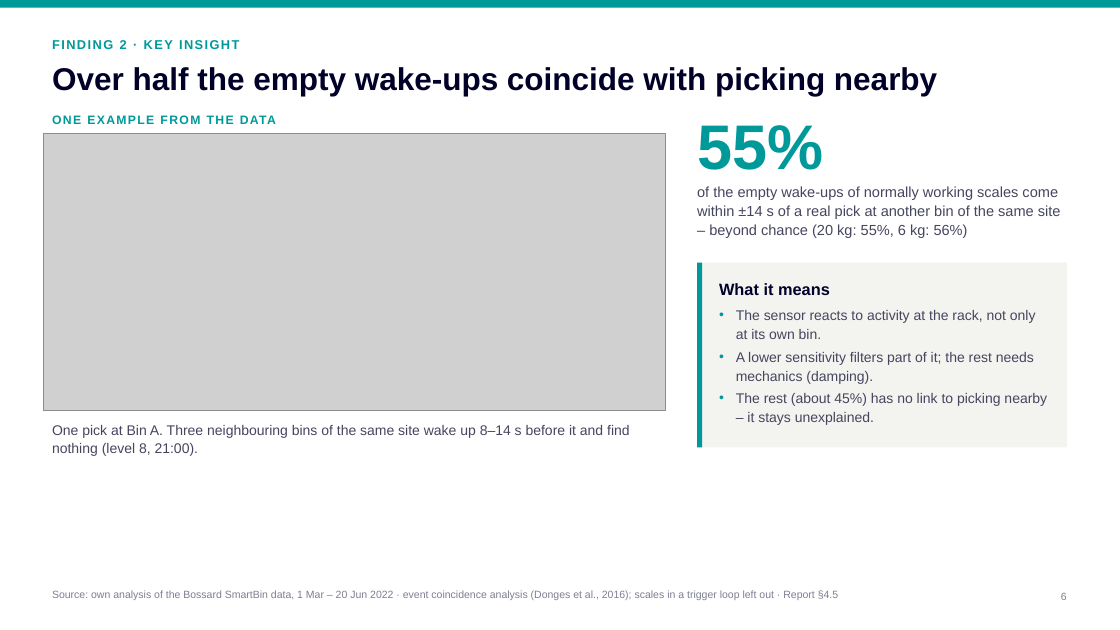
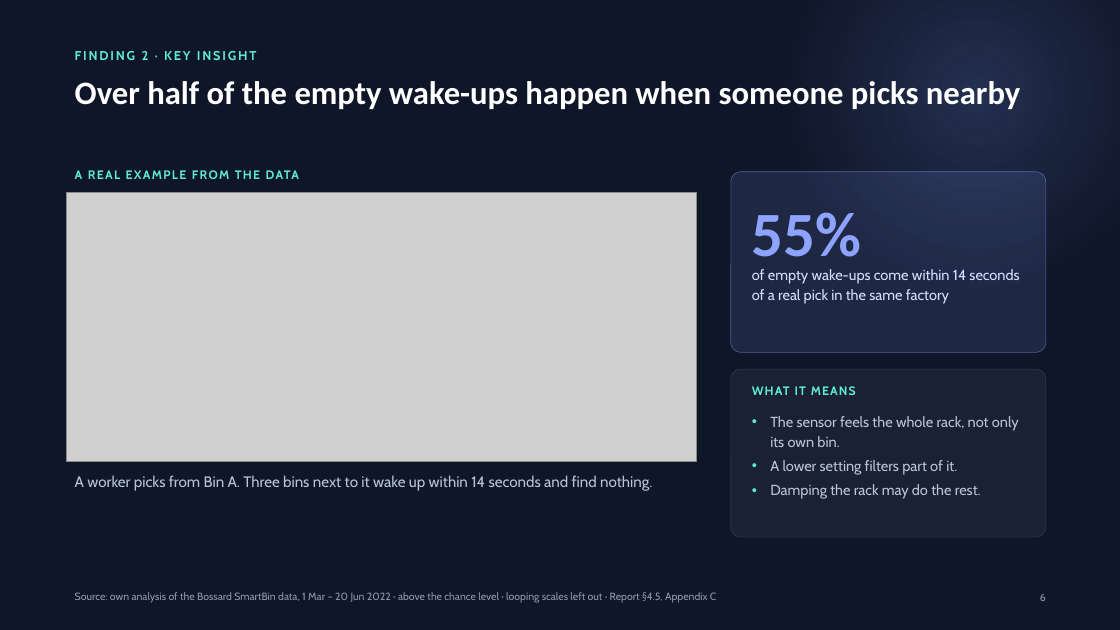
Before and after one commit to erenalpckroglu/smartbin-sensor-optimization, a slide deck: slide 6 of presentation/SmartBin – CTO presentation.pptx. Drawn at 1120x630 pixels with LibreOffice and Linux fonts; fonts in the diff are those of the drawing; grey boxes stand for pictures. Boxes give left, top, right and bottom in pixels: in the first picture for what was removed or moved away, otherwise in the second. Text is boxed around its words. In the diff, an @@ line names an element or a change of style, - is before the commit and + after.

```diff
--- a/presentation/SmartBin – CTO presentation.pptx
+++ b/presentation/SmartBin – CTO presentation.pptx
@@ background #FFFFFF to #0E1628 @@
@@ rectangle removed at bbox=[0, 0, 1120, 8] @@
@@ rectangle added at bbox=[642, 0, 1120, 373], fill gradient #8EA2FF @@
@@ text "FINDING 2 · KEY INSIGHT": place and size @@
-text "FINDING 2 · KEY INSIGHT" at bbox=[52, 40, 239, 49]
+text "FINDING 2 · KEY INSIGHT" at bbox=[75, 51, 256, 60]
@@ text "FINDING 2 · KEY INSIGHT" at bbox=[75, 51, 256, 60]: font Arial to Cabin, text colour #009999 to #5EEAD4, letter spacing 1.2 to 1.5 pt @@
@@ text at bbox=[75, 81, 1020, 109]: text changed; size 27 to 28 pt; font Arial to Calibri; text colour #000028 to #FFFFFF @@
-Over half the empty wake-ups coincide with picking nearby
+Over half of the empty wake-ups happen when someone picks nearby
@@ rounded rectangle added at bbox=[731, 171, 1046, 352], fill #8EA2FF at 13% opacity, outline #8EA2FF 0.5 pt @@
@@ picture: place and size @@
-picture at bbox=[44, 134, 665, 411]
+picture at bbox=[66, 192, 697, 461]
@@ text "55%": place and size @@
-text "55%" at bbox=[697, 125, 823, 170]
+text "55%" at bbox=[752, 212, 862, 271]
@@ text "55%" at bbox=[752, 212, 862, 271]: font Arial to Calibri, text colour #009999 to #8EA2FF; line spacing 0.95 to 1.12 @@
@@ rectangle removed at bbox=[697, 263, 1067, 448] @@
@@ rectangle removed at bbox=[697, 263, 702, 448] @@
@@ text at bbox=[752, 269, 1019, 304]: text changed; font Arial to Cabin; text colour #45465E to #D7DEFF @@
-of the empty wake-ups of normally working scales come within ±14 s of a real pick at another bin of the same site – beyond chance (20 kg: 55%, 6 kg: 56%)
+of empty wake-ups come within 14 seconds of a real pick in the same factory
@@ text at bbox=[169, 289, 800, 601]: text changed; font Arial to Cabin; text colour #009999 to #5EEAD4 @@
-ONE EXAMPLE FROM THE DATA
+A REAL EXAMPLE FROM THE DATA
@@ rounded rectangle added at bbox=[731, 369, 1046, 537], fill #FFFFFF at 5% opacity, outline #FFFFFF 0.5 pt @@
@@ text at bbox=[752, 386, 856, 395]: text changed; size 14 to 10.5 pt; font Arial to Cabin; text colour #000028 to #5EEAD4 @@
-What it means
+WHAT IT MEANS
@@ text at bbox=[770, 416, 1019, 499]: text changed; size 12 to 12.5 pt; font Arial to Cabin; text colour #45465E to #B8C4D9 @@
-• The sensor reacts to activity at the rack, not only at its own bin.
-• A lower sensitivity filters part of it; the rest needs mechanics (damping).
-• The rest (about 45%) has no link to picking nearby – it stays unexplained.
+• The sensor feels the whole rack, not only its own bin.
+• A lower setting filters part of it.
+• Damping the rack may do the rest.
@@ text at bbox=[75, 475, 652, 491]: text changed; size 12 to 13 pt; font Arial to Cabin; text colour #45465E to #B8C4D9 @@
-One pick at Bin A. Three neighbouring bins of the same site wake up 8–14 s before it and find nothing (level 8, 21:00).
+A worker picks from Bin A. Three bins next to it wake up within 14 seconds and find nothing.
@@ text at bbox=[75, 592, 716, 603]: text changed; font Arial to Cabin; text colour #7D7F93 to #8D99B0 @@
-Source: own analysis of the Bossard SmartBin data, 1 Mar – 20 Jun 2022 · event coincidence analysis (Donges et al., 2016); scales in a trigger loop left out · Report §4.5
+Source: own analysis of the Bossard SmartBin data, 1 Mar – 20 Jun 2022 · above the chance level · looping scales left out · Report §4.5, Appendix C
@@ text "6": place and size @@
-text "6" at bbox=[1061, 593, 1067, 600]
+text "6" at bbox=[1040, 594, 1046, 601]
@@ text "6" at bbox=[1040, 594, 1046, 601]: font Arial to Cabin, text colour #7D7F93 to #8D99B0 @@
```
Also in this commit, not shown: 6 other slides changed, 17 slides added, 18 slides removed, 19 other files.
